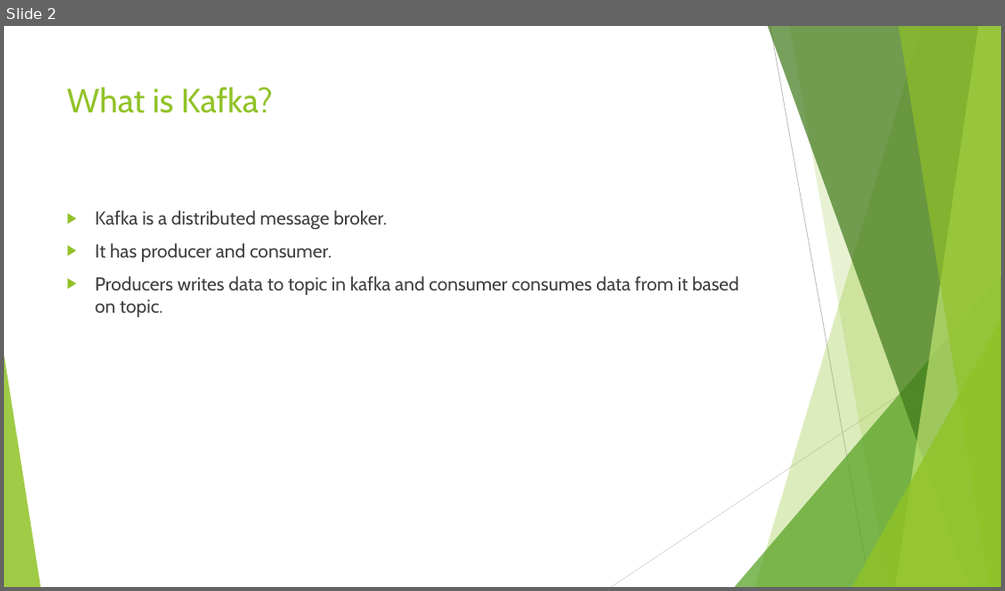
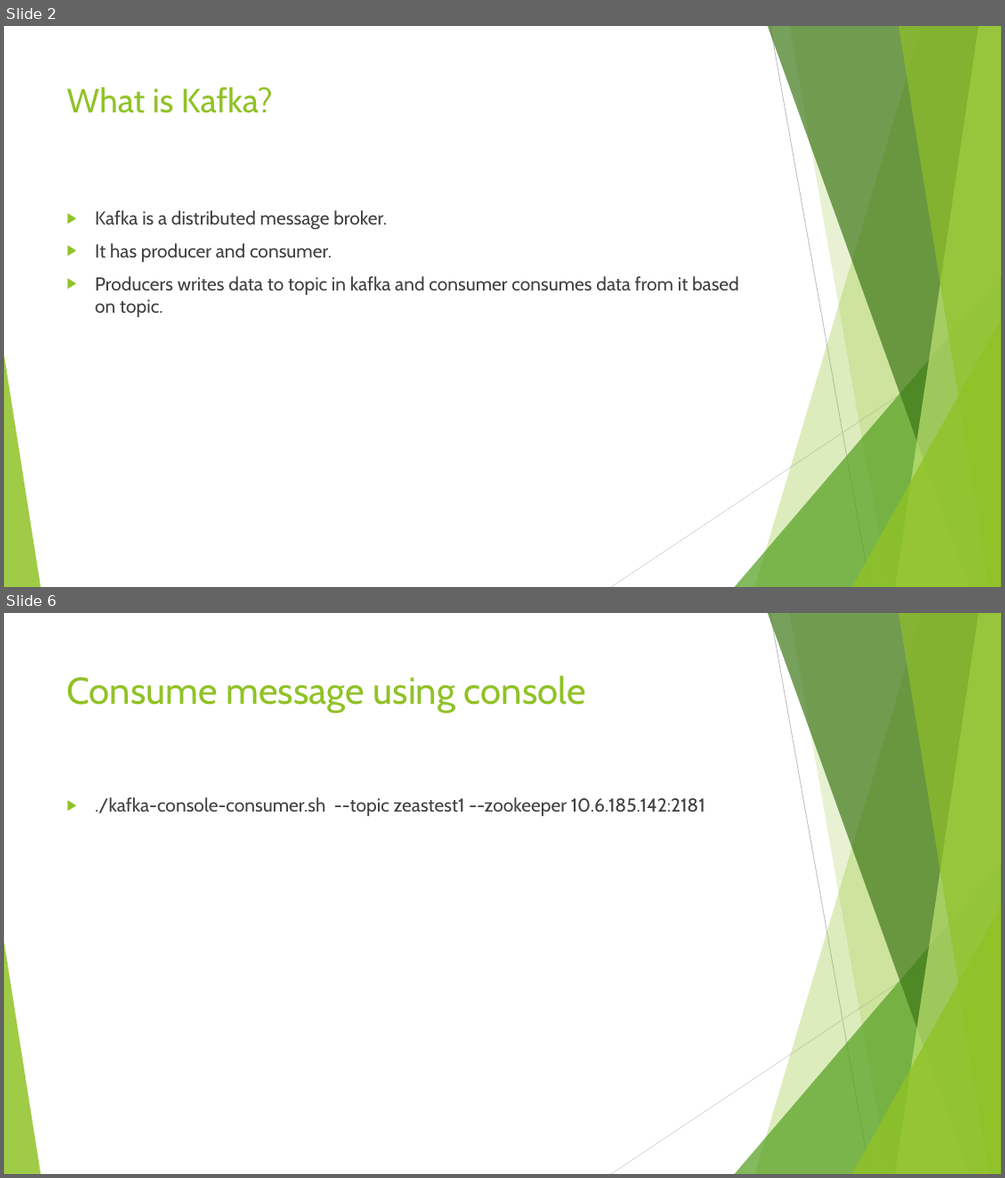
Before and after one commit to ketankk/BDppt, a slide deck: ppt/Kafka.pptx. Shown one above the other, each under a label of ours: slide 2 before the commit, slides 2 and 6 after it; the slides between them are not shown. The pictures are 1005x591 and 1005x1178 pixels, drawn with LibreOffice and Linux fonts; fonts in the diff are those of the drawing. Boxes give left, top, right and bottom in pixels: in the first picture for what was removed or moved away, otherwise in the second. Text is boxed around its words. In the diff, an @@ line names an element or a change of style, - is before the commit and + after.

Commit message:
kafka updated

```diff
--- a/ppt/Kafka.pptx
+++ b/ppt/Kafka.pptx
@@ slide 6 added at [4, 613, 1001, 1174], background #FFFFFF; not listed: 10 template elements that a slide beside it also shows @@
@@ title added at [67, 675, 586, 713], 36 pt, text #90C226 @@
+Consume message using console
@@ text added at [95, 797, 705, 816], 18 pt, text #404040 @@
+▶ ./kafka-console-consumer.sh --topic zeastest1 --zookeeper 10.6.185.142:2181
```
Also in this commit, not shown: 15 other slides added, 2 other files.
